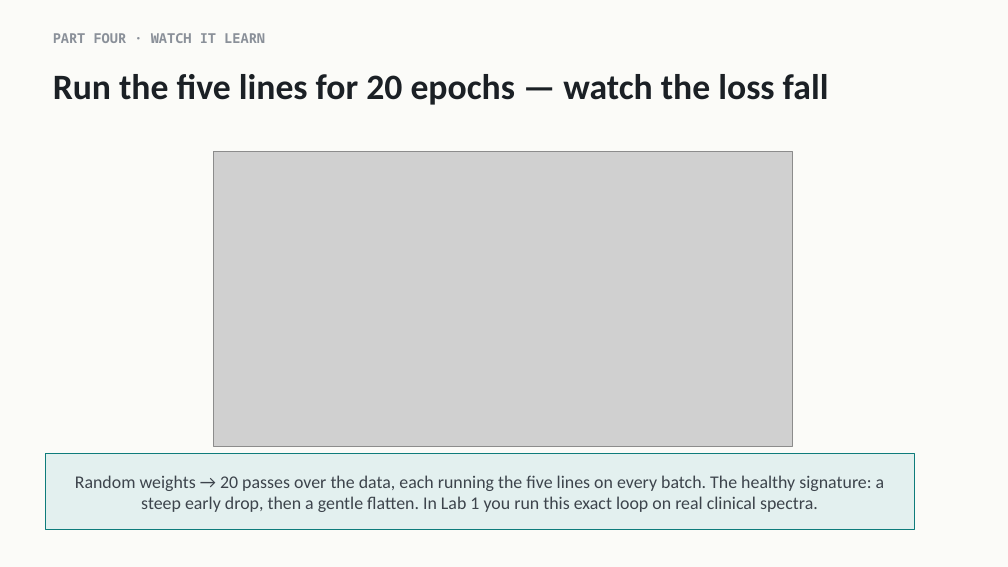
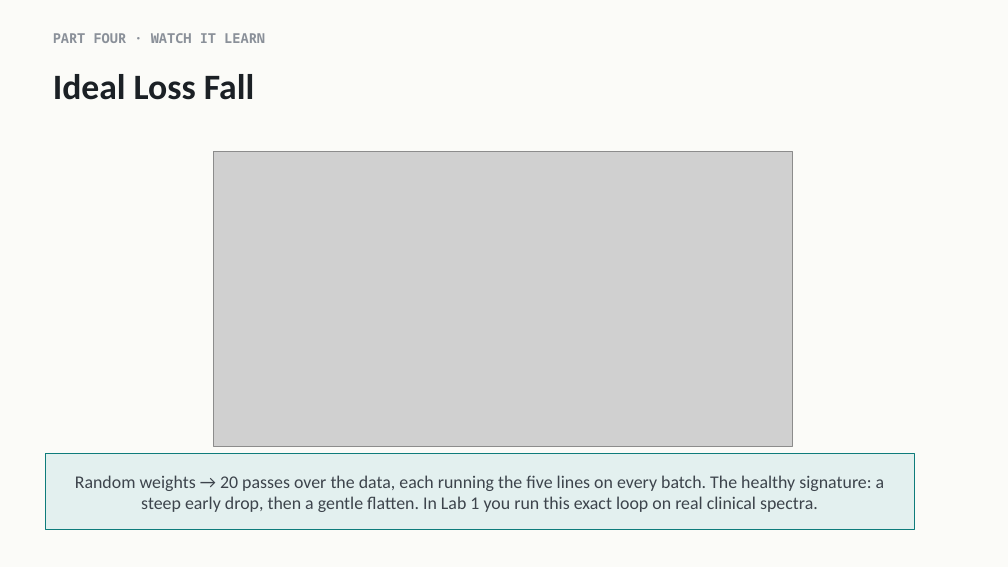
Before and after one commit to indigobio/msacl_dl_course, a slide deck: slide 24 of slides/pptx/lecture02_training.pptx. Drawn at 1008x567 pixels with LibreOffice and Linux fonts; fonts in the diff are those of the drawing; grey boxes stand for pictures. Boxes give left, top, right and bottom in pixels: in the first picture for what was removed or moved away, otherwise in the second. Text is boxed around its words. In the diff, an @@ line names an element or a change of style, - is before the commit and + after.

```diff
--- a/slides/pptx/lecture02_training.pptx
+++ b/slides/pptx/lecture02_training.pptx
@@ text at [53,74,254,100]: text changed @@
-Run the five lines for 20 epochs — watch the loss fall
+Ideal Loss Fall
```
Also in this commit, not shown: 7 other slides changed, 3 other files.
